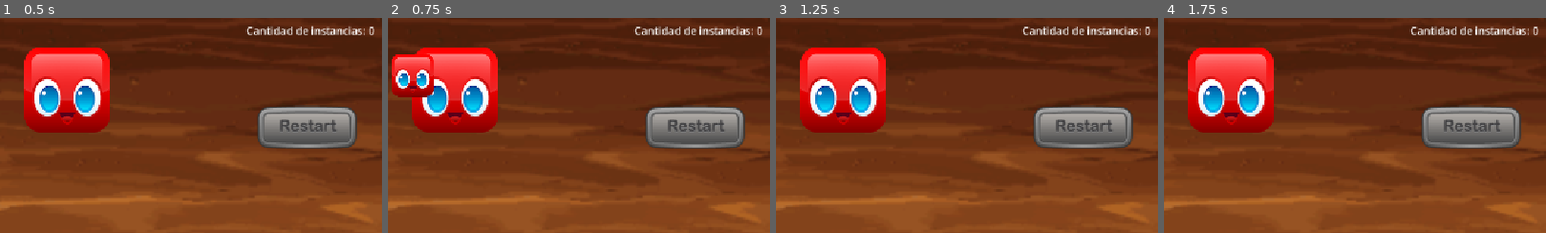
Above: before the commit, frames 1-4 (left to right).
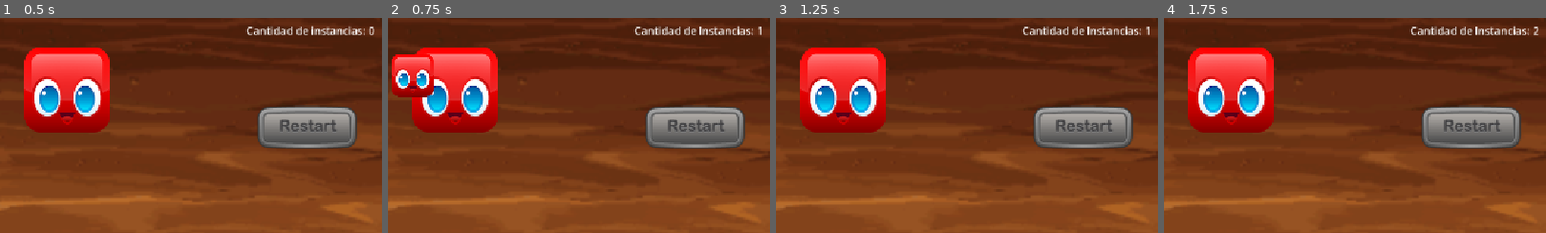
Above: after the commit, the same moments.

Repository: UrtaroPrograms/Actividad-Se-ales---Lautaro-Urtasun
Game: Godot game, scene res://scenes/Menu/Menu.tscn
Two runs of this game, one before a commit and one after it. Both use one fixed random seed, a clock stepped at 60 frames per second and the inputs below.
Inputs (mouse positions are % of the whole screen's width and height, from its top left):
- Up to frame 1 (0.5 s): no input
- Up to frame 2 (0.75 s): click (19, 30) at 0.5 s
- Up to frame 3 (1.25 s): no input
- Up to frame 4 (1.75 s): click (81, 28) at 1.25 s
The pictures show only the part of the screen within x 10-60%, y 14-64%; the shares and areas given below are measured in that part.

Frame 1 is identical in both runs. In frame 2, 0.3% of the frame differs, in the area x 81-98%, y 3-8%; in frame 3, 0.3%; in frame 4, 0.3%.

Commit message:
Conectada escena menu con RedGenerator y VioletGenerator

Diff:
--- a/scenes/Menu/Menu.gd
+++ b/scenes/Menu/Menu.gd
@@ -8,8 +8,10 @@
 	# Inicializa el texto de "CountLabel" usando el texto
 	# Constante "INSTANCES_TEXT" más el valor de "instancesCount" como Texto
 	$CountLabel.text = INSTANCES_TEXT + str(instancesCount)
+	$RedGenerator.connect("button_down",_count_new_instance)
+	$VioletGenerator.connect("button_down",_count_new_instance)
 	pass
 
 func _count_new_instance():
 	instancesCount +=1
-	$CountLabel.text("Cantidad de Instancias: " + instancesCount) #Me encanta concatenar Strings. No irónicamente. No sé por qué pero me parece genial.
+	$CountLabel.text = ("Cantidad de Instancias: " + str(instancesCount)) #Me encanta concatenar Strings. No irónicamente. No sé por qué pero me parece genial.
